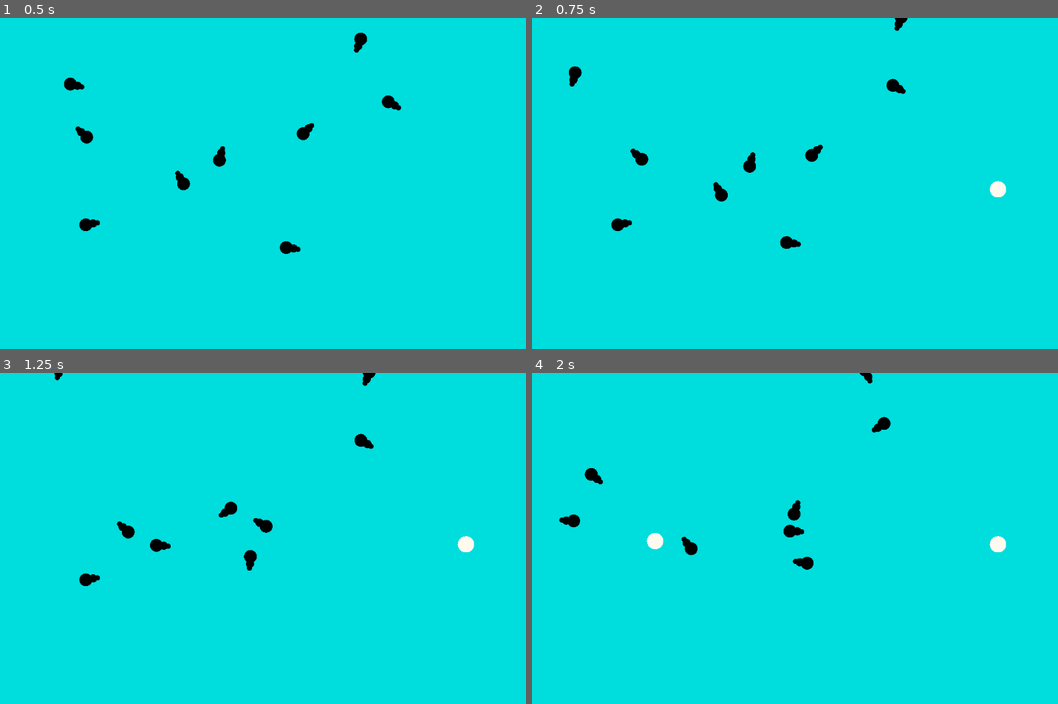
Above: before the commit, frames 1-4 (two rows, left to right).
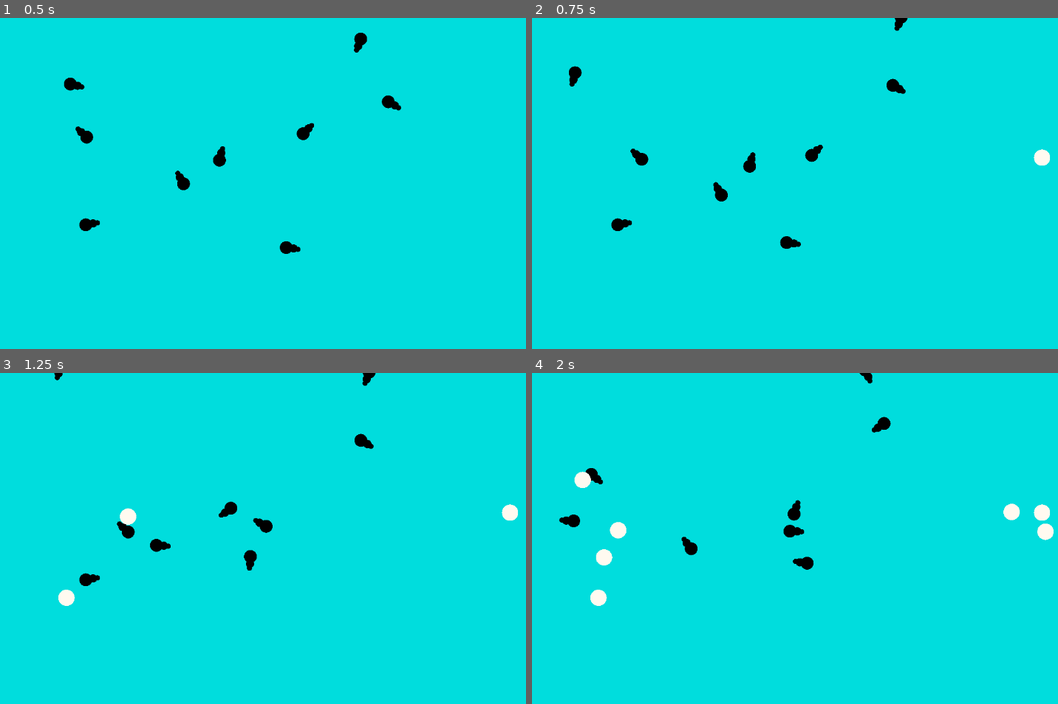
Above: after the commit, the same moments.

Repository: sigmoid/FishGodGame
Game: Godot game, scene res://fish_test_scene.tscn
Same seed, same stepped clock (60 frames per second), same inputs: the game is played once before the commit and once after it.
Inputs (mouse positions are in pixels of both pictures, inside the frame that each line leads up to):
- Up to frame 1 (0.5 s): no input
- Up to frame 2 (0.75 s): tap Enter (ui_accept) at 0.5 s; move the mouse to (958, 166) at 0.52 s; hold T (test) from 0.53 s (still down)
- Up to frame 3 (1.25 s): keep holding T (test); tap Enter (ui_accept) at 0.77 s
- Up to frame 4 (2 s): move the mouse to (710, 555) at 1.27 s; release T (test) at 1.28 s; tap T (test) at 1.35 s; tap Enter (ui_accept) at 1.52 s

Frame 1 is identical in both runs. In frame 2, 0.3% of the frame differs, in the area x 86-99%, y 39-55%; in frame 3, 0.5%; in frame 4, 1.1%, in the area x 8-100%, y 29-71%.

Commit message:
More Spawning, on a timer

Diff:
--- a/Spawner/Spawner.gd
+++ b/Spawner/Spawner.gd
@@ -5,7 +5,8 @@
 @export var spawn_locations:Array[SpawnLocation]
 @export var parent:Node
 var packed_scene:PackedScene
-
+@export var maxBatchSize:int
+@export var maxInterval:float
 func _ready():
 	assert(path != "", "Item path must but set.")
 	assert(parent != null, "parent must be set in the inspector.")
@@ -22,3 +23,13 @@
 func _input(event):
 	if event.is_action_pressed("test"):
 		spawn()
+
+@onready var timer = $Timer
+
+
+func _on_timer_timeout():
+	var batchSize = randi_range(1,maxBatchSize)
+	for i in range(0,batchSize):
+		spawn()
+		timer.wait_time = randf_range(0.3,maxInterval)
+	pass # Replace with function body.
--- a/Spawner/TestSpawner.tscn
+++ b/Spawner/TestSpawner.tscn
@@ -16,6 +16,8 @@
 path = "res://TestItem.tscn"
 spawn_locations = [null, null]
 parent = NodePath(".")
+maxBatchSize = 3
+maxInterval = 6.0
 
 [node name="SpawnLocation" type="Area2D" parent="."]
 position = Vector2(852, 379)
@@ -32,3 +34,8 @@
 [node name="CollisionShape2D" type="CollisionShape2D" parent="SpawnLocation2"]
 position = Vector2(167.5, 74.25)
 shape = SubResource("RectangleShape2D_j6efi")
+
+[node name="Timer" type="Timer" parent="."]
+autostart = true
+
+[connection signal="timeout" from="Timer" to="." method="_on_timer_timeout"]
--- a/fish_test_scene.tscn
+++ b/fish_test_scene.tscn
@@ -1,8 +1,12 @@
-[gd_scene load_steps=4 format=3 uid="uid://b8j34awwl4ym2"]
+[gd_scene load_steps=5 format=3 uid="uid://b8j34awwl4ym2"]
 
 [ext_resource type="PackedScene" uid="uid://drydvl5or6uh5" path="res://fish.tscn" id="1_gyc5x"]
 [ext_resource type="PackedScene" uid="uid://5ssukp6ir02n" path="res://Spawner/TestSpawner.tscn" id="2_fc061"]
 [ext_resource type="PackedScene" uid="uid://djajryxt0e5on" path="res://Spawner/SpawnLocation.tscn" id="3_gb7ct"]
+
+[sub_resource type="RectangleShape2D" id="RectangleShape2D_1kste"]
+resource_local_to_scene = true
+size = Vector2(142, 169)
 
 [node name="FishTestScene" type="Node2D"]
 
@@ -61,6 +65,13 @@
 spawn_locations = [NodePath("../SpawnLocation"), NodePath("../SpawnLocation2")]
 
 [node name="SpawnLocation" parent="." instance=ExtResource("3_gb7ct")]
+scale = Vector2(2, 3)
+
+[node name="CollisionShape2D" parent="SpawnLocation" index="0"]
+position = Vector2(62, -10.3333)
+shape = SubResource("RectangleShape2D_1kste")
 
 [node name="SpawnLocation2" parent="." instance=ExtResource("3_gb7ct")]
 position = Vector2(141, 351)
+
+[editable path="SpawnLocation"]
